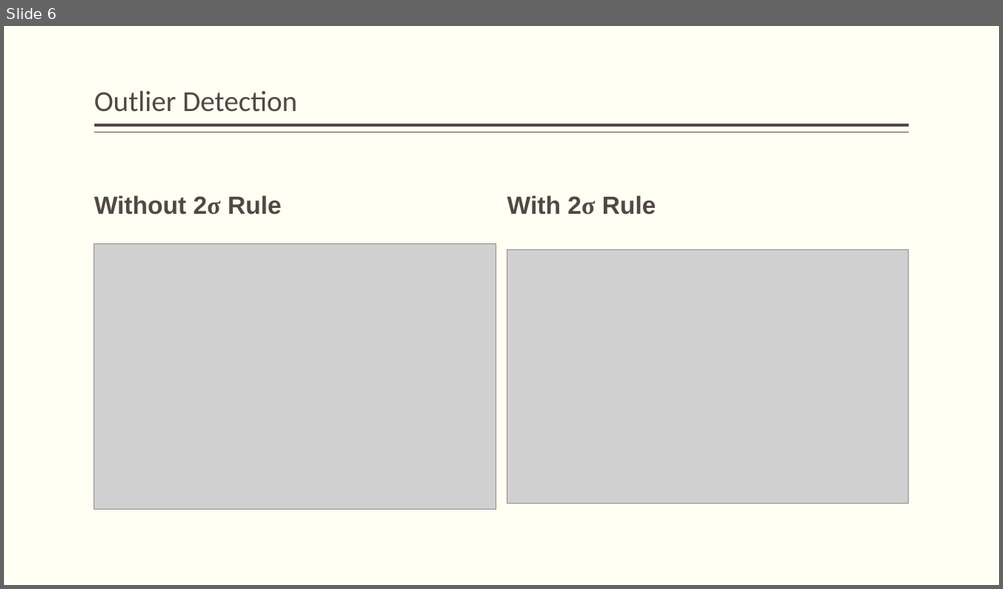
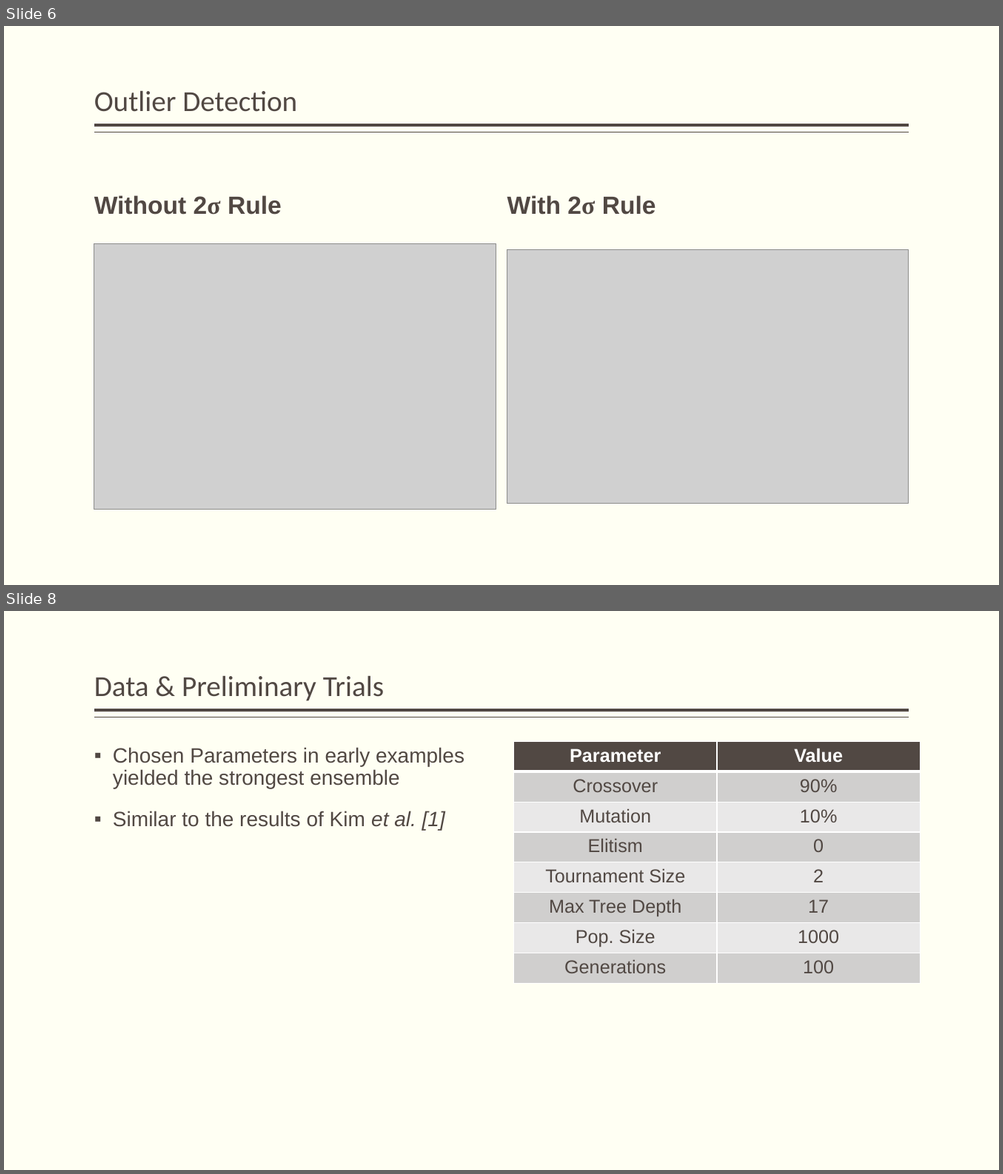
Before and after one commit to JamesEarle/GPP, a slide deck: GPP_Defense.pptx. Shown one above the other, each under a label of ours: slide 6 before the commit, slides 6 and 8 after it; the slides between them are not shown. The pictures are 1003x589 and 1003x1174 pixels, drawn with LibreOffice and Linux fonts; fonts in the diff are those of the drawing; grey boxes stand for pictures. Boxes give left, top, right and bottom in pixels: in the first picture for what was removed or moved away, otherwise in the second. Text is boxed around its words. In the diff, an @@ line names an element or a change of style, - is before the commit and + after.

```diff
--- a/GPP_Defense.pptx
+++ b/GPP_Defense.pptx
@@ slide 8 added at (4, 611, 999, 1170), background #FFFFF3; not listed: 2 template elements that a slide beside it also shows @@
@@ title added at (94, 675, 384, 701), 28 pt, text #514843 @@
+Data & Preliminary Trials
@@ table added at (514, 741, 919, 983), 8 rows, 2 columns @@
+Parameter | Value
+Crossover | 90%
+Mutation | 10%
+Elitism | 0
+Tournament Size | 2
+Max Tree Depth | 17
+Pop. Size | 1000
+Generations | 100
@@ text added at (113, 747, 464, 830), 20 pt, text #514843 @@
+▪ Chosen Parameters in early examples yielded the strongest ensemble
+▪ Similar to the results of Kim et al. [1]
```
Also in this commit, not shown: 2 slides changed, 5 other slides added, 7 slides removed, 4 other files.
